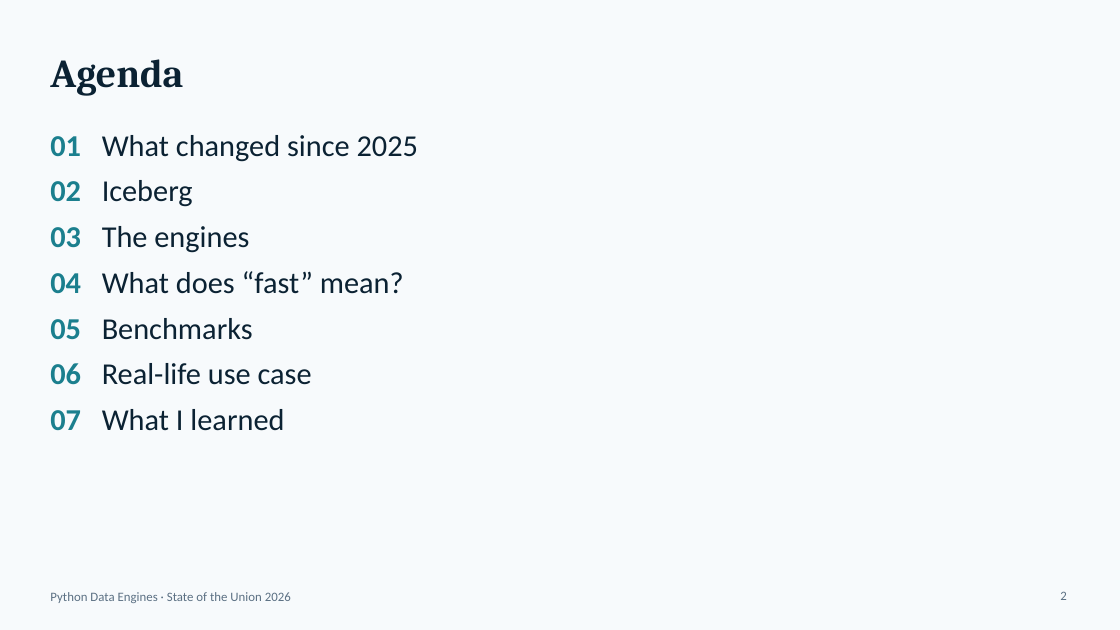
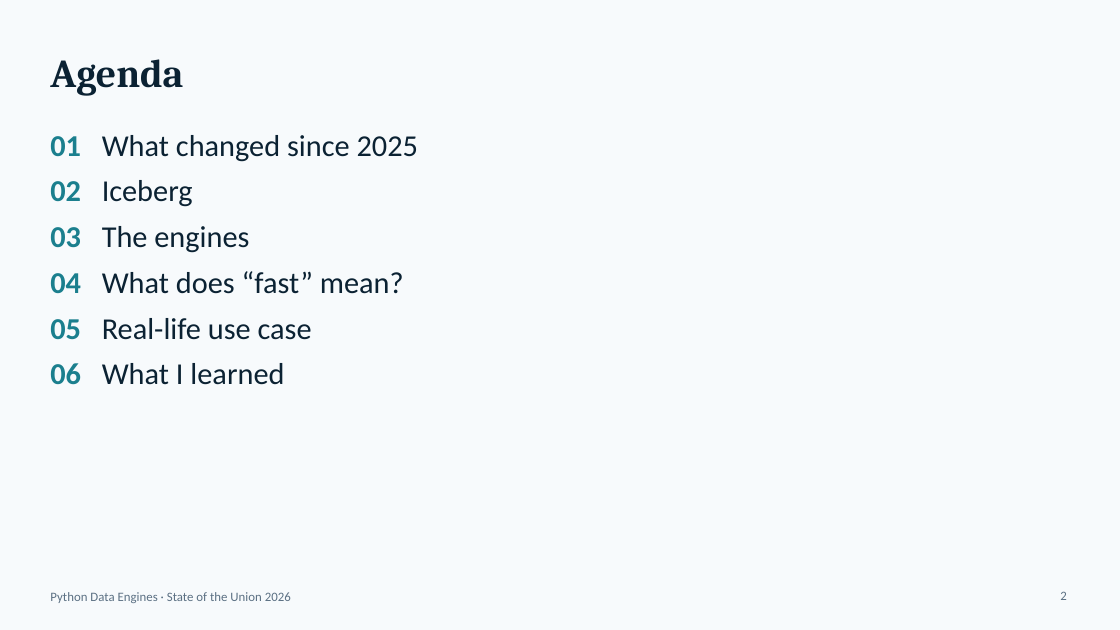
Before and after one commit to djouallah/presentations, a slide deck: slide 2 of python-engine/state-of-the-union-python-engines-2026.pptx. Drawn at 1120x630 pixels with LibreOffice and Linux fonts; fonts in the diff are those of the drawing. Boxes give left, top, right and bottom in pixels: in the first picture for what was removed or moved away, otherwise in the second. Text is boxed around its words. In the diff, an @@ line names an element or a change of style, - is before the commit and + after.

```diff
--- a/python-engine/state-of-the-union-python-engines-2026.pptx
+++ b/python-engine/state-of-the-union-python-engines-2026.pptx
@@ text at (x1=50, y1=318, x2=312, y2=385): text changed @@
-05 Benchmarks
-06 Real-life use case
-07 What I learned
+05 Real-life use case
+06 What I learned
```
Also in this commit, not shown: 3 other slides changed, 3 slides removed, 2 other files.
